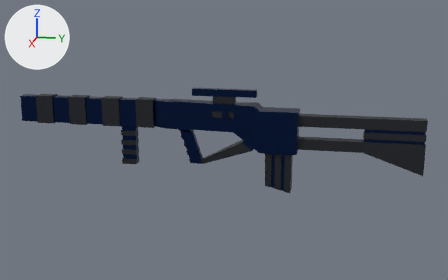
The glTF model weapons/rifle.glb: old version first, new version second.
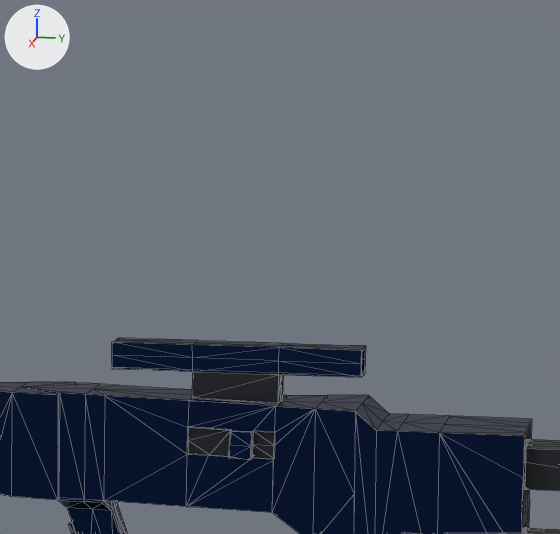
There are two pictures of each version: one whole from a camera (50 mm lens) standing at (28.51, 3.16, 6.34) and looking at (-0.08, -2.56, -0.81), one close up on the part from 36% to 69% of the width and 0% to 49% of the height. Arrows for +X, +Y and +Z are at upper left; the lights stay in place. The close-ups show mesh edges as thin lines. Vertices at the same position are counted once.
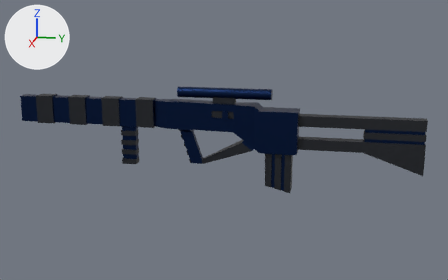
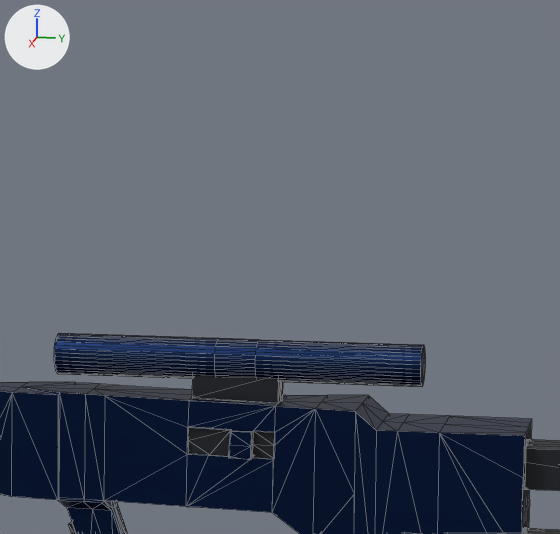
Commit message: improved rifle scope

The change, as a diff of the scene's bpy script:
```diff
--- a/weapons/rifle.glb.py
+++ b/weapons/rifle.glb.py
@@ me_cube @@
 # used by ob_cube; location = (0.0, 0.0, 0.0)
-me_cube.from_pydata(...)  # 675 vertices, 1333 faces; spans x -0.6..0.6, y -12.9..6.7, z -3.1..1.7
+me_cube.from_pydata(...)  # 749 vertices, 1497 faces; spans x -0.6..0.6, y -12.9..6.7, z -3.1..1.7
+# me_cube part 1: a new loose piece of 128 vertices spanning x -0.2..0.2, y -4.8..-0.3, z 1.2..1.7, in mat_metal (dark blue #10254d)
+# me_cube part 2
+# 54 vertices are removed from x -0.2..0.2, y -4.1..-1.0, z 1.3..1.7
+# 88 faces are deleted
 me_cube.materials.append(mat_metal)
```

Boxes (x1, y1, x2, y2) around the edits, measured in the close-ups (560 x 534 px):
'Cube', reshaped
    before: (0, 338, 560, 534)
    after: (0, 333, 560, 534)
part 1 of me_cube, added (blue)
    after: (54, 333, 426, 387)
part 2 of me_cube, deleted (blue)
    before: (112, 338, 366, 377)
